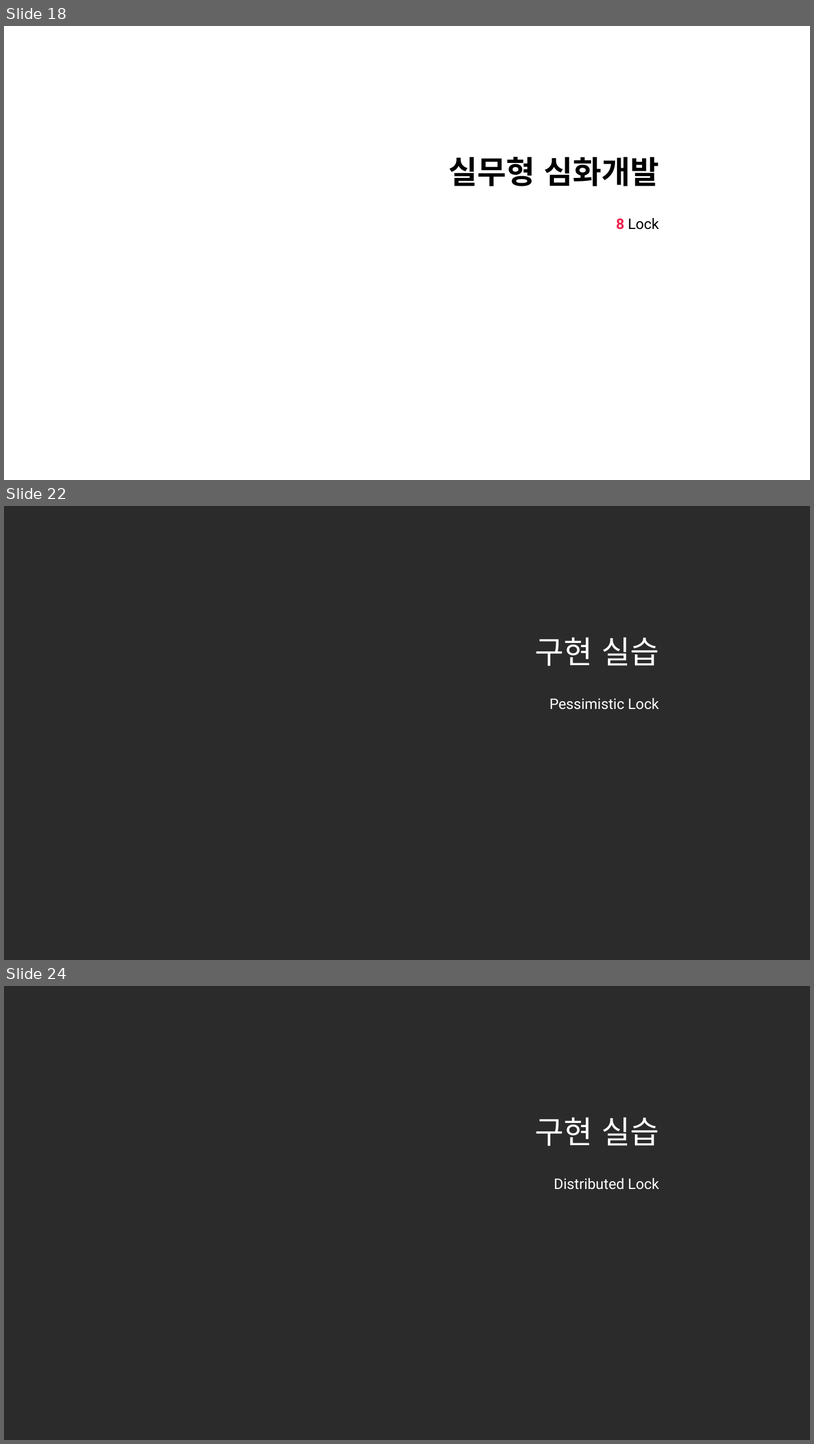
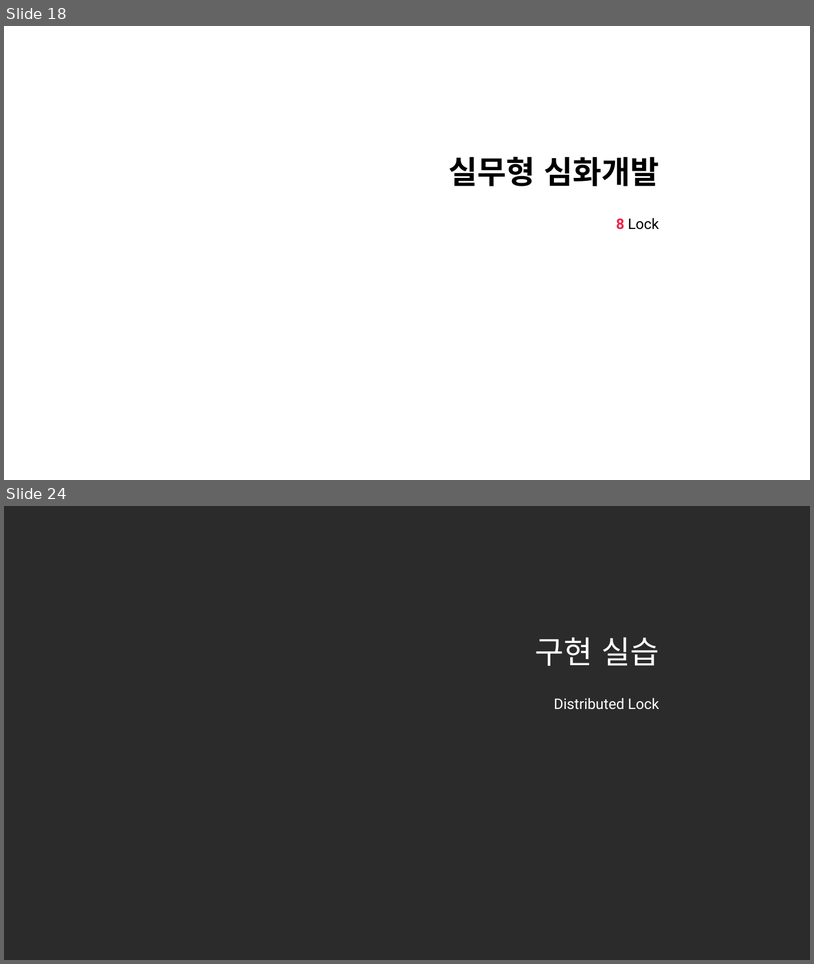
Before and after one commit to nayasis/fastcampus-hyper-webflux, a slide deck: 99.ppt/[Ch4-6. 실무형 심화개발.pptx. Shown one above the other, each under a label of ours: slides 18, 22 and 24 before the commit, slides 18 and 24 after it; the slides between them are not shown. The pictures are 814x1444 and 814x964 pixels, drawn with LibreOffice and Linux fonts; fonts in the diff are those of the drawing; background and template pictures are left out; a plain dark background stands for a picture behind light text. Boxes give left, top, right and bottom in pixels: in the first picture for what was removed or moved away, otherwise in the second. Text is boxed around its words. In the diff, an @@ line names an element or a change of style, - is before the commit and + after.

```diff
--- a/99.ppt/[Ch4-6. 실무형 심화개발.pptx
+++ b/99.ppt/[Ch4-6. 실무형 심화개발.pptx
@@ slide 22 removed at (x1=4, y1=506, x2=810, y2=960), background picture (left out) @@
@@ title removed at (x1=536, y1=637, x2=659, y2=666) @@
-구현 실습
@@ subtitle removed at (x1=550, y1=697, x2=659, y2=709) @@
-Pessimistic Lock
```
Also in this commit, not shown: 4 slides changed, 1 slide added, 1 other slide removed.
